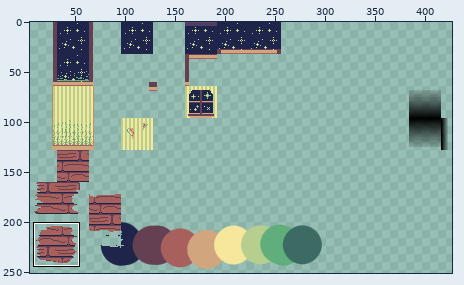
File history of a sprite sheet, 2D/tilesets/cozy_spacehouse.png. The picture above shows the old version from afar; the outline marks the close-up.
Close-up. As it was:
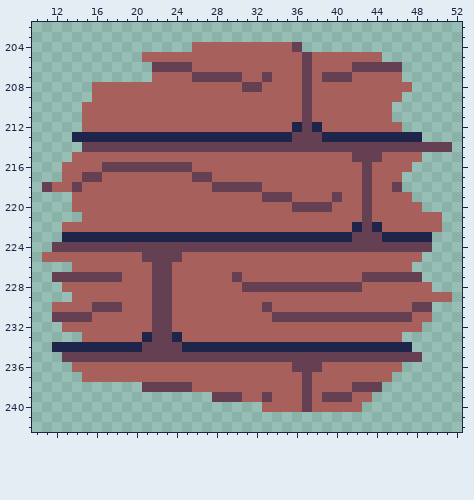
The file is 480x270 pixels. Pixels under 10% opacity are left out. Colours within 5 levels of each other are drawn and written as one. Shown: x 10..52, y 202..242. The wide view leaves out empty margins. The commit also changed other parts of the picture, which this record leaves out.
New version:
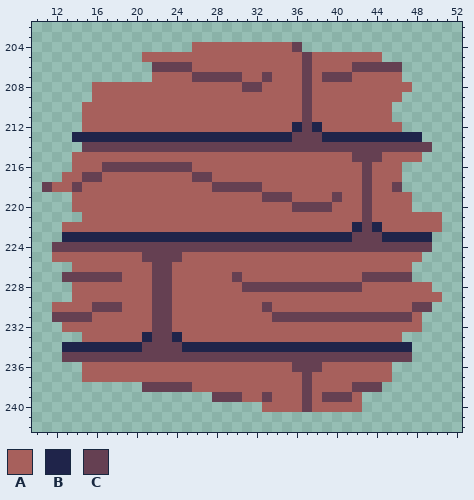
Palette (. is transparent): A #a7605c  B #1f244a  C #654052
From old to new:
y 214: x 50..51 CC -> ..
y 216: x 13 A -> .; x 47 A -> .
y 220: x 48 A -> .
y 225: x 11 A -> .
y 227: x 12 C -> .; x 48 C -> .
y 228: x 13 A -> .
y 229: x 51 A -> .
y 231: x 49 A -> .
y 234: x 12 B -> .
y 235: x 48 C -> .
y 236: x 14 A -> .; x 46 A -> .
y 239: x 43 A -> .
Boxes around the changes in both close-ups, in picture pixels (x1, y1, x2, y2):
erased: (402, 142, 452, 172)
erased: (62, 162, 72, 172)
erased: (412, 202, 422, 212)
erased: (42, 252, 72, 292)
erased: (412, 272, 452, 322)
erased: (52, 342, 82, 372)
erased: (362, 352, 422, 402)
